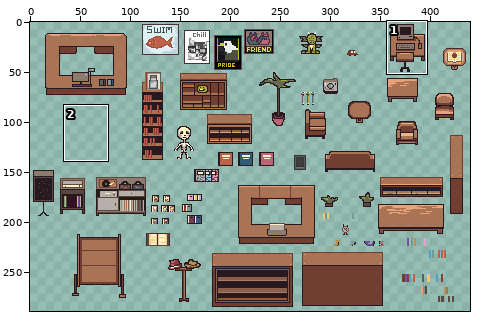
Two versions of one sprite sheet, assets/sprites/objects/sheet_B&N_NEWEST.png. Above, an overview of the earlier version with the close-up marked.
Close-up. Old version:
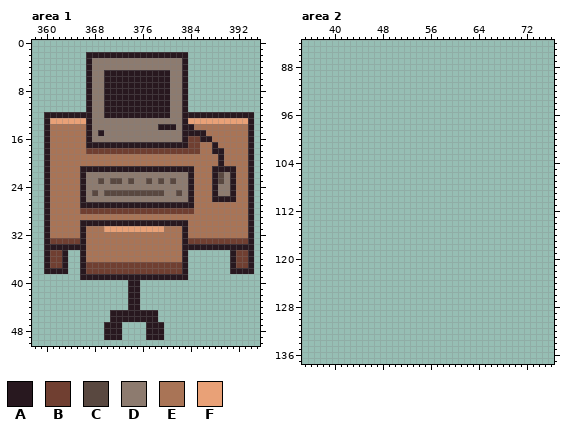
The file is 443x293 pixels. Colours within 5 levels of each other are drawn and written as one. Shown: area 1: x 358..395, y 0..50; area 2: x 35..76, y 84..137. The wide view leaves out empty margins.
Palette (. is transparent): A #28181f  B #703f31  C #594840  D #8d7b6f  E #a97456  F #e9a177
Pixels before, area 1, first column x 360:
 2 .......AAAAAAAAAAAAAAAAA...........
 3 .......ADDDDDDDDDDDDDDDA...........
 4 .......ADDDDDDDDDDDDDDDA...........
 5 .......ADDAAAAAAAAAAADDA...........
 6 .......ADDAAAAAAAAAAADDA...........
 7 .......ADDAAAAAAAAAAADDA...........
 8 .......ADDAAAAAAAAAAADDA...........
 9 .......ADDAAAAAAAAAAADDA...........
10 .......ADDAAAAAAAAAAADDA...........
11 .......ADDAAAAAAAAAAADDA...........
12 AAAAAAAADDAAAAAAAAAAADDAAAAAAAAAAAA
13 AFFFFFFADDDDDDDDDDDDDDDAFFFFFFFFFFA
14 AEEEEEEADDDDDDDDDDDAAADAAEEEEEEEEEA
15 AEEEEEEADADDDDDDDDDDDDDAAAAEEEEEEEA
16 AEEEEEEADDDDDDDDDDDDDDDABBAAEEEEEEA
17 AEEEEEEAAAAAAAAAAAAAAAAABBEEAEEEEEA
18 AEEEEEEBBBBBBBBBBBBBBBBBBBEEAAEEEEA
19 AEEEEEEEEEEEEEEEEEEEEEEEEEEEEAEEEEA
20 AEEEEEEEEEEEEEEEEEEEEEEEEEEEEAEEEEA
21 AEEEEEAAAAAAAAAAAAAAAAAAAEEEAAAAEEA
22 AEEEEEADDDDDDDDDDDDDDDDDAEEEACDAEEA
23 AEEEEEADDCDCCDCDDCDCDCDDAEEEACDAEEA
24 AEEEEEADDDDDDDDDDDDDDDDDAEEEADDAEEA
25 AEEEEEADCDCCCCCCCCCCDDCDAEEEADDAEEA
26 AEEEEEADDDDDDDDDDDDDDDDDAEEEAAAAEEA
27 AEEEEEAAAAAAAAAAAAAAAAAAAEEEEEEEEEA
28 AEEEEEBBBBBBBBBBBBBBBBBBBEEEEEEEEEA
29 AEEEEEEEEEEEEEEEEEEEEEEEEEEEEEEEEEA
30 AEEEEEAAAAAAAAAAAAAAAAAAEEEEEEEEEEA
31 AEEEEEAEEEFFFFFFFFFFEEEAEEEEEEEEEEA
32 AEEEEEAEEEEEEEEEEEEEEEEAEEEEEEEEEEA
33 ABBBBBAEEEEEEEEEEEEEEEEABBBBBBBBBBA
34 AAAAAAAEEEEEEEEEEEEEEEEAAAAAAAAAAAA
35 ABBA..AEEEEEEEEEEEEEEEEA.......ABBA
36 ABBA..AEEEEEEEEEEEEEEEEA.......ABBA
37 ABBA..ABBBBBBBBBBBBBBBBA.......ABBA
38 AAAA..ABBBBBBBBBBBBBBBBA.......AAAA
39 ......AAAAAAAAAAAAAAAAAA...........
40 ..............AA...................
41 ..............AA...................
42 ..............AA...................
43 ..............AA...................
44 ..............AA...................
45 ...........AAAAAAAA................
46 ...........AAAAAAAA................
47 ..........AAA....AAA...............
48 ..........AAA....AAA...............
49 ..........AAA....AAA...............
And afterwards:
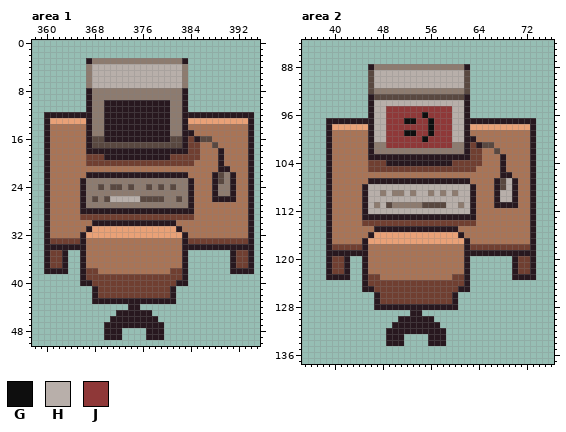
Colours new in this view: G #0e0e0e  H #b8afaa  J #8f3838
Diff:
Changed rows in their new state; - is an unchanged pixel.
Area 1:
first column x 367:
 2 .................
 4 DHHHHHHHHHHHHHHHD
 5 DHHHHHHHHHHHHHHHD
 6 DHHHHHHHHHHHHHHHD
 7 DHHHHHHHHHHHHHHHD
 8 ---DDDDDDDDDDD---
 9 ---DDDDDDDDDDD---
first column x 366:
13 ----AAAAAAAAAAA-----------
14 ----AAAAAAAAA--D--E-------
15 ---DAAAAAAAAAAA----EE-----
16 --CCAAAAAAAAAAACC--ACC----
17 --CCCCCCCCCCCCCCC-----C---
18 -AAAAAAAAAAAAAAAAA----E---
19 -BBBAAAAAAAAAAABBBBB------
20 -BBBBBBBBBBBBBBBBBB-------
21 EEEEEEEEEEEEEEEEEEE---E--E
22 EAAAAAAAAAAAAAAAAAE-------
23 ---D-DD-D--D-D-D----------
24 ---C-CC-C--C-C-C----------
25 --D-DDDDDDDDDD--D---------
26 --C-CHHHHHCCCC--C---------
27 -DDDDDDDDDDDDDDDDD--------
28 AAAAAAAAAAAAAAAAAAA-------
29 BBBBBBBBBBBBBBBBBBB-------
30 EE--------------EE--------
31 EAFF----------FFAE--------
32 -FFFFFFFFFFFFFFFF---------
first column x 366:
37 -EEEEEEEEEEEEEEEE-
38 ---EEEEEEEEEEEE---
39 -BBBBBBBBBBBBBBBB-
40 AABBBBBBBBBBBBBBAA
41 --ABBBBBBBBBBBBA--
42 --ABBBBBBBBBBBBA--
43 --AAAAAA--AAAAAA--
45 -----.------.-----
47 -------AAAA-------
Area 2:
first column x 39:
 88 -------ADDDDDDDDDDDDDDDA-----------
 89 -------CHHHHHHHHHHHHHHHC-----------
 90 -------CHHHHHHHHHHHHHHHC-----------
 91 -------CHHHHHHHHHHHHHHHC-----------
 92 -------CDDDDDDDDDDDDDDDC-----------
 93 -------ACCCCCCCCCCCCCCCA-----------
 94 -------AHHHHHHHHHHHHHHHA-----------
 95 -------AHHJJJJJJJJJJJHHA-----------
 96 -------AHHJJJJJJGJJJJHHA-----------
 97 AAAAAAAAHHJJJGGJJGJJJHHAAAAAAAAAAAA
 98 AFFFFFFAHHJJJJJJJGJJJHHAFFFFFFFFFFA
 99 AEEEEEEAHHJJJGGJJGJJJHHAEEEEEEEEEEA
100 AEEEEEEAHHJJJJJJGJJJJHHAAEEEEEEEEEA
101 AEEEEEEADDJJJJJJJJJJJDDABACCEEEEEEA
102 AEEEEEEADDDDDDDDDDDDDDDABBEECEEEEEA
103 AEEEEEEAAAAAAAAAAAAAAAAABBEEEAEEEEA
104 AEEEEEEBBBAAAAAAAAAAABBBBBEEEAEEEEA
105 AEEEEEEBBBBBBBBBBBBBBBBBBEEEEAEEEEA
106 AEEEEEEEEEEEEEEEEEEEEEEEEEEEEAAEEEA
107 AEEEEEEAAAAAAAAAAAAAAAAAEEEEACHAEEA
108 AEEEEEAHHHHHHHHHHHHHHHHHAEEEACHAEEA
109 AEEEEEAHHDHDDHDHHDHDHDHHAEEEAHHAEEA
110 AEEEEEAHHHHHHHHHHHHHHHHHAEEEAHHAEEA
111 AEEEEEAHDHCDDDDDCCCCHHDHAEEEAAAAEEA
112 AEEEEEAHHHHHHHHHHHHHHHHHAEEEEEEEEEA
113 AEEEEEAAAAAAAAAAAAAAAAAAAEEEEEEEEEA
114 AEEEEEBBBBBBBBBBBBBBBBBBBEEEEEEEEEA
115 AEEEEEEEAAAAAAAAAAAAAAEEEEEEEEEEEEA
116 AEEEEEEAFFFFFFFFFFFFFFAEEEEEEEEEEEA
117 AEEEEEAFFFFFFFFFFFFFFFFAEEEEEEEEEEA
118 ABBBBBAEEEEEEEEEEEEEEEEABBBBBBBBBBA
119 AAAAAAAEEEEEEEEEEEEEEEEAAAAAAAAAAAA
120 ABBA--AEEEEEEEEEEEEEEEEA-------ABBA
121 ABBA--AEEEEEEEEEEEEEEEEA-------ABBA
122 ABBA--AEEEEEEEEEEEEEEEEA-------ABBA
123 AAAA--ABBEEEEEEEEEEEEBBA-------AAAA
124 ------ABBBBBBBBBBBBBBBBA-----------
125 ------AABBBBBBBBBBBBBBAA-----------
126 --------ABBBBBBBBBBBBA-------------
127 --------ABBBBBBBBBBBBA-------------
128 --------AAAAAAAAAAAAAA-------------
129 --------------AA-------------------
130 ------------AAAAAA-----------------
131 -----------AAAAAAAA----------------
132 ----------AAAAAAAAAA---------------
133 ----------AAA----AAA---------------
134 ----------AAA----AAA---------------
Pixel boxes of the changes (left, top, right, bottom) in both close-ups:
changed: (80, 52, 236, 238)
changed: (80, 262, 188, 328)
added: (326, 64, 536, 346)
